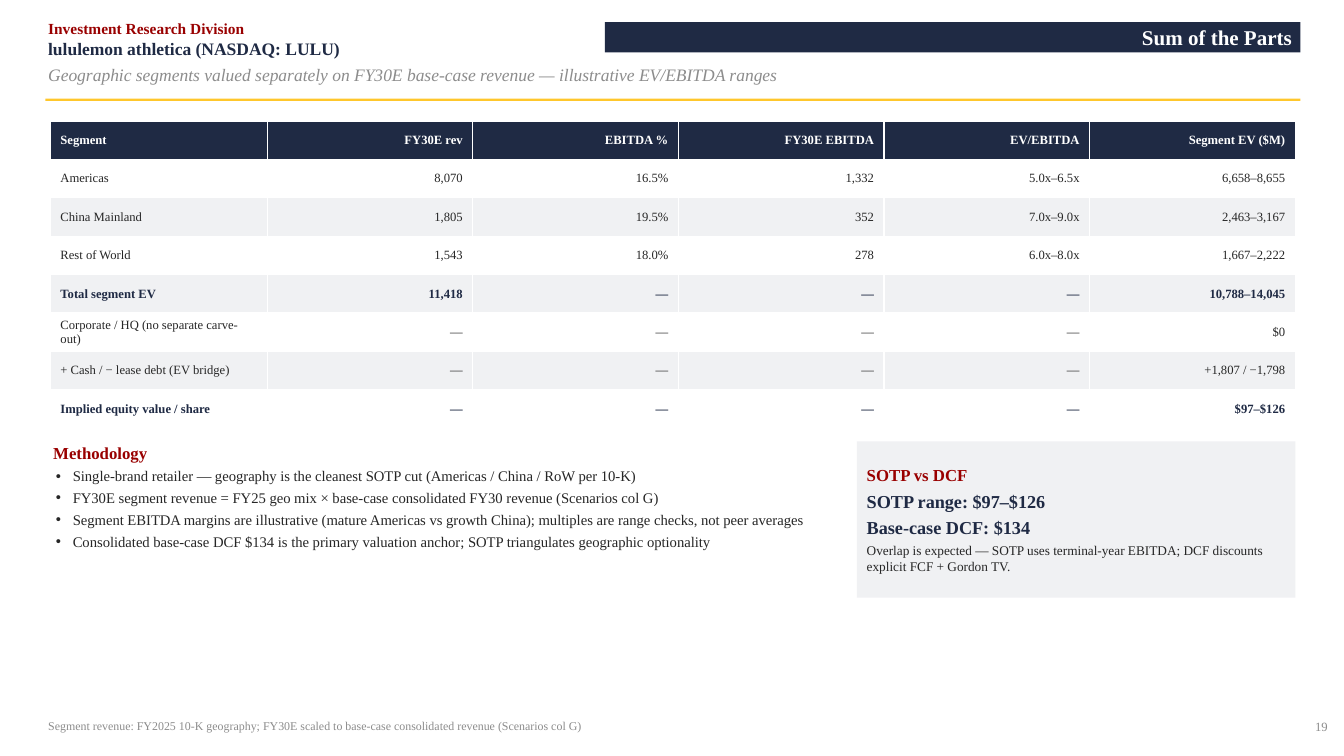
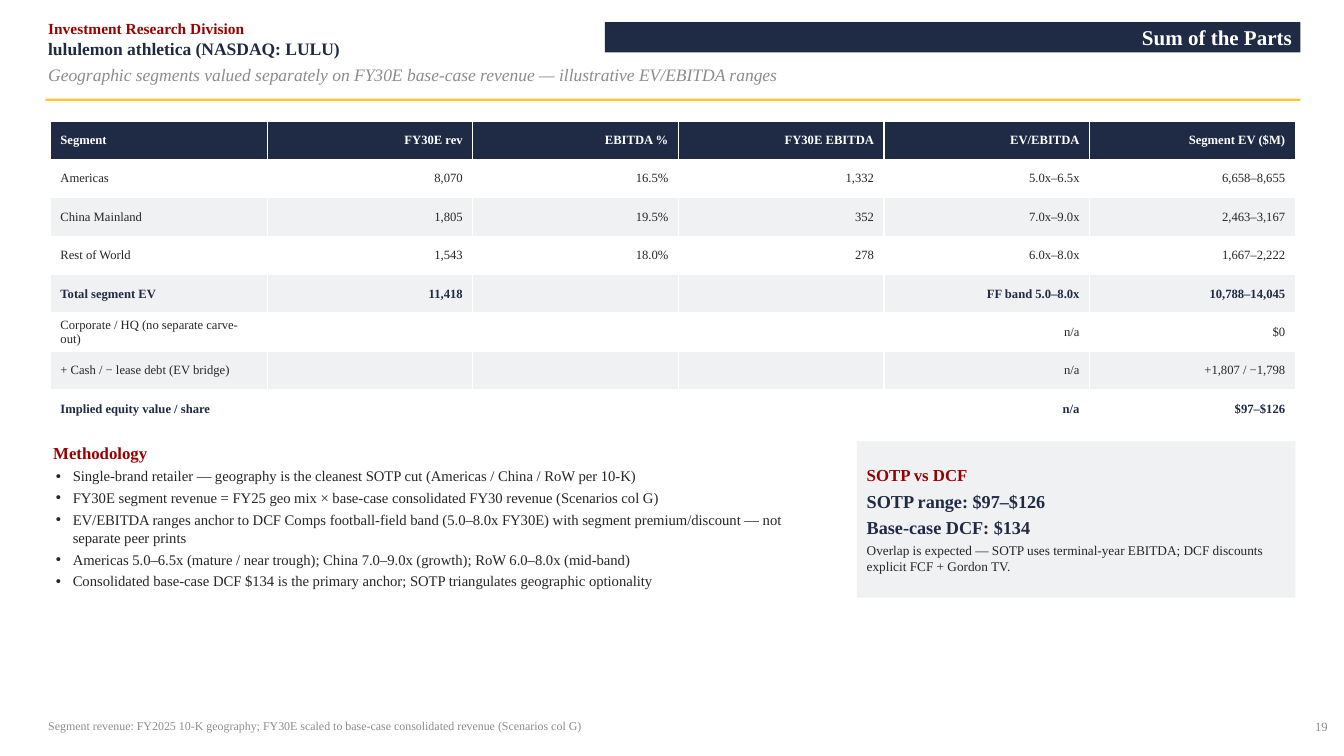
Before and after one commit to vengeanceaiUSC/RM, a slide deck: slide 20 of LULU/LULU_Investment_Pitch_Deck.pptx. Drawn at 1344x756 pixels with LibreOffice and Linux fonts; fonts in the diff are those of the drawing. Boxes give left, top, right and bottom in pixels: in the first picture for what was removed or moved away, otherwise in the second. Text is boxed around its words. In the diff, an @@ line names an element or a change of style, - is before the commit and + after.

```diff
--- a/LULU/LULU_Investment_Pitch_Deck.pptx
+++ b/LULU/LULU_Investment_Pitch_Deck.pptx
@@ table at (50,121,1296,429) @@
-row 5: Total segment EV | 11,418 | — | — | — | 10,788–14,045
+row 5: Total segment EV | 11,418 |  |  | FF band 5.0–8.0x | 10,788–14,045
-row 6: Corporate / HQ (no separate carve-out) | — | — | — | — | $0
+row 6: Corporate / HQ (no separate carve-out) |  |  |  | n/a | $0
-row 7: + Cash / − lease debt (EV bridge) | — | — | — | — | +1,807 / −1,798
+row 7: + Cash / − lease debt (EV bridge) |  |  |  | n/a | +1,807 / −1,798
-row 8: Implied equity value / share | — | — | — | — | $97–$126
+row 8: Implied equity value / share |  |  |  | n/a | $97–$126
@@ text at (73,514,782,589): text changed @@
-• Segment EBITDA margins are illustrative (mature Americas vs growth China); multiples are range checks, not peer averages
-• Consolidated base-case DCF $134 is the primary valuation anchor; SOTP triangulates geographic optionality
+• EV/EBITDA ranges anchor to DCF Comps football-field band (5.0–8.0x FY30E) with segment premium/discount — not separate peer prints
+• Americas 5.0–6.5x (mature / near trough); China 7.0–9.0x (growth); RoW 6.0–8.0x (mid-band)
+• Consolidated base-case DCF $134 is the primary anchor; SOTP triangulates geographic optionality
```
Also in this commit, not shown: 1 other slide changed, 4 other files.
